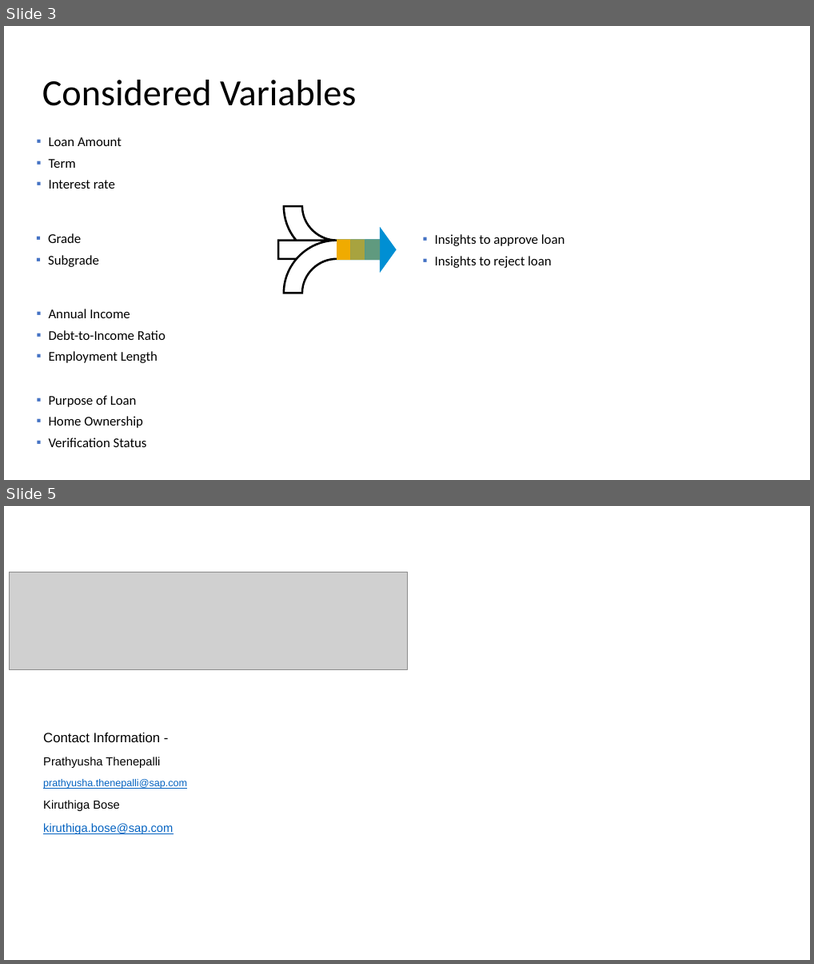
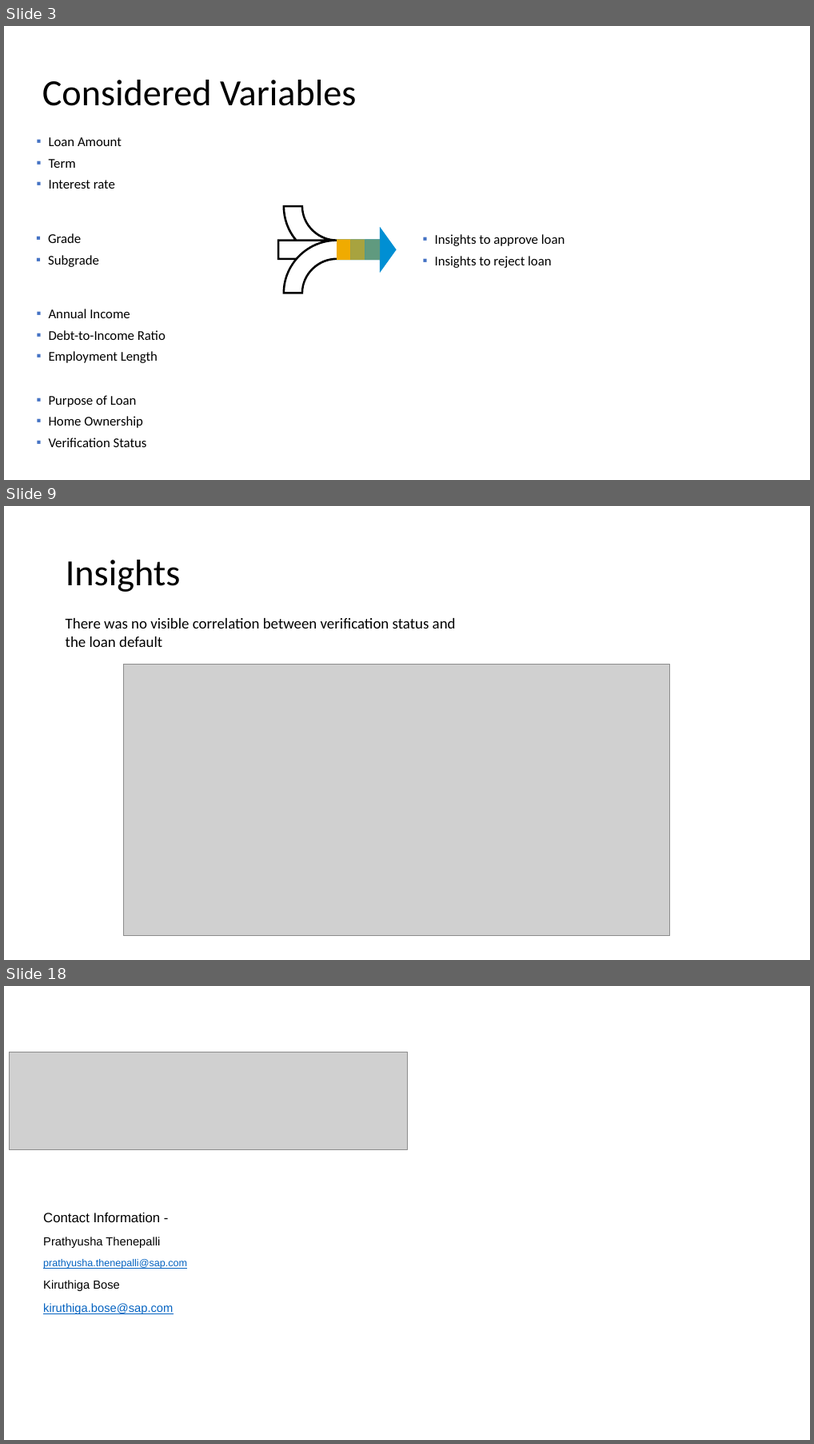
Before and after one commit to KBinSAP/LendingClub, a slide deck: Lending_Club_Case_Study.pptx. Shown one above the other, each under a label of ours: slides 3 and 5 before the commit, slides 3, 9 and 18 after it; the slides between them are not shown. The pictures are 814x964 and 814x1444 pixels, drawn with LibreOffice and Linux fonts; fonts in the diff are those of the drawing; grey boxes stand for pictures; background and template pictures are left out. Boxes give left, top, right and bottom in pixels: in the first picture for what was removed or moved away, otherwise in the second. Text is boxed around its words. In the diff, an @@ line names an element or a change of style, - is before the commit and + after.

```diff
--- a/Lending_Club_Case_Study.pptx
+++ b/Lending_Club_Case_Study.pptx
@@ slide 9 added at [4, 506, 810, 960], background #FFFFFF @@
@@ title added at [66, 560, 181, 592], 44 pt, text #000000 @@
+Insights
@@ text added at [66, 618, 456, 647], 18 pt, text #000000 @@
+There was no visible correlation between verification status and the loan default
@@ picture added at [124, 664, 670, 936] @@
@@ what was slide 5 is now slide 18 @@
```
Also in this commit, not shown: 1 slide changed, 12 other slides added.
